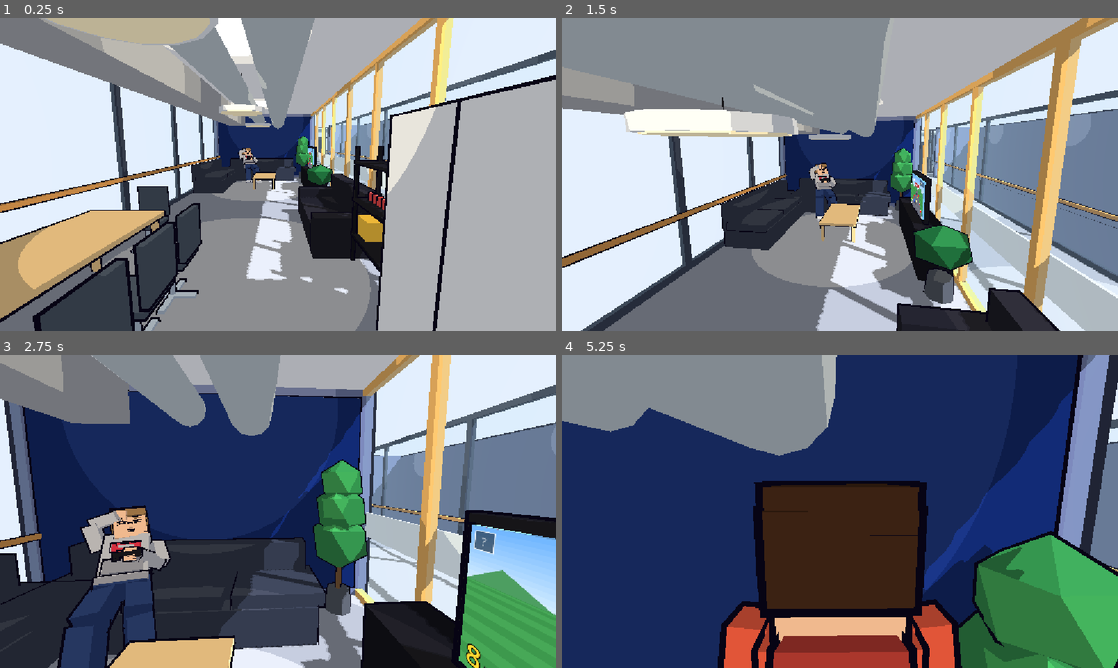
Above: before the commit, frames 1-4 (two rows, left to right).
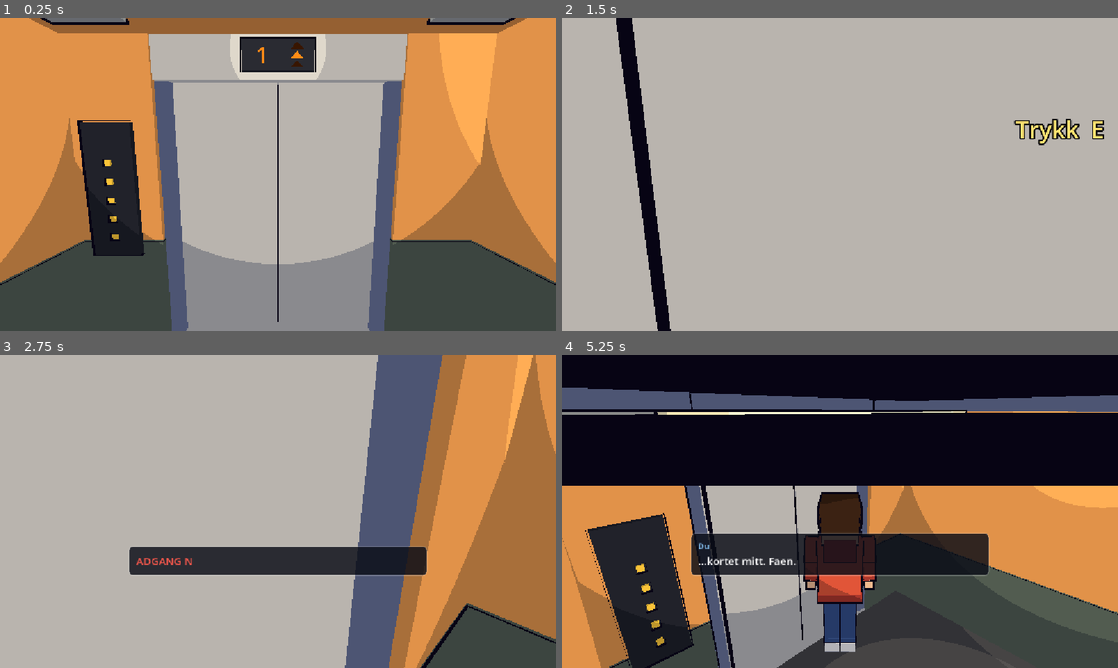
Above: after the commit, the same moments.

Repository: AJC0520/student_game
Game: Godot game, scene res://scenes/main.tscn
Two runs of this game, one before a commit and one after it. Both use one fixed random seed, a clock stepped at 60 frames per second and the inputs below.
Inputs (mouse positions are in pixels of both pictures, inside the frame that each line leads up to):
- Up to frame 1 (0.25 s): no input
- Up to frame 2 (1.5 s): tap Enter at 0.5 s; move the mouse to (867, 174) at 0.52 s; hold Space (jump) 0.53-1.28 s; hold W (move_forward) from 0.53 s (still down); tap E (interact) at 0.6 s; move the mouse to (812, 174) at 1.27 s; tap Space (jump) at 1.35 s
- Up to frame 3 (2.75 s): keep holding W (move_forward); tap Space (jump) at 1.52, 1.82 s; tap E (interact) at 1.55, 2.1 s; move the mouse to (289, 505) at 2.02 s; hold Space (jump) from 2.03 s (still down)
- Up to frame 4 (5.25 s): keep holding W (move_forward); move the mouse to (834, 517) at 2.77 s; release Space (jump) at 2.78 s; tap Shift (sprint) at 2.85 s; tap Space (jump) at 3.02, 3.32, 3.77, 3.8, 4.07, 4.52, 4.82 s; tap E (interact) at 3.05, 4.35 s; move the mouse to (878, 514) at 3.52 s; hold V (toggle_view) 3.53-4.28 s; move the mouse to (795, 508) at 4.27 s; move the mouse to (845, 511) at 5.02 s; hold Space (jump) from 5.03 s (still down)

The runs differ from the first frame. In frame 1, 85% of the frame differs, in the area x 0-100%, y 0-100%; in frame 2, 90%; in frame 3, 95%; in frame 4, 97%.

Commit message:
feat(minigame): add locked-door card minigame with student NPC
The player starts in the lift lobby without a card. Press E at the reader, keep the marker in the green to get attention, and a student from A4-147 swipes his card and opens the door. Includes the student model, skill bar, toon colors and the intro setting in main.tscn.

Diff:
--- a/godot_project/assets/material_colors.json
+++ b/godot_project/assets/material_colors.json
@@ -1,4 +1,14 @@
 {
+ "Toon_Backpack": [
+  0.25,
+  0.32,
+  0.58
+ ],
+ "Toon_Beanie": [
+  0.88,
+  0.5,
+  0.2
+ ],
  "Toon_Beige": [
   0.9,
   0.86,
@@ -14,6 +24,16 @@
   0.45,
   0.85
  ],
+ "Toon_Bomber": [
+  0.32,
+  0.5,
+  0.34
+ ],
+ "Toon_BomberDark": [
+  0.2,
+  0.34,
+  0.24
+ ],
  "Toon_Bread": [
   0.86,
   0.62,
@@ -234,6 +254,11 @@
   0.15,
   0.1
  ],
+ "Toon_HairDark": [
+  0.16,
+  0.14,
+  0.17
+ ],
  "Toon_HairLight": [
   0.62,
   0.47,
@@ -269,6 +294,11 @@
   0.32,
   0.56
  ],
+ "Toon_JeansBlack": [
+  0.15,
+  0.15,
+  0.19
+ ],
  "Toon_JeansDark": [
   0.16,
   0.23,
@@ -294,6 +324,11 @@
   0.17,
   0.3
  ],
+ "Toon_Lanyard": [
+  0.2,
+  0.62,
+  0.64
+ ],
  "Toon_LaptopLid": [
   0.55,
   0.6,
@@ -514,6 +549,11 @@
   0.85,
   0.9
  ],
+ "Toon_Shirt": [
+  0.95,
+  0.95,
+  0.93
+ ],
  "Toon_ShoeSole": [
   0.6,
   0.62,
@@ -543,6 +583,11 @@
   0.96,
   0.76,
   0.62
+ ],
+ "Toon_SkinTan": [
+  0.88,
+  0.67,
+  0.52
  ],
  "Toon_Snack": [
   0.95,
--- a/godot_project/scenes/main.tscn
+++ b/godot_project/scenes/main.tscn
@@ -8,6 +8,7 @@
 [ext_resource type="Script" path="res://scripts/tv_screen.gd" id="6_tv"]
 [ext_resource type="PackedScene" path="res://assets/npc_sofa.glb" id="7_npc"]
 [ext_resource type="Script" path="res://scripts/sofa_guy.gd" id="8_static"]
+[ext_resource type="Script" path="res://scripts/door_minigame.gd" id="9_door"]
 
 [sub_resource type="Environment" id="Environment_main"]
 background_mode = 1
@@ -32,17 +33,21 @@
 directional_shadow_max_distance = 60.0
 
 [node name="Player" parent="." instance=ExtResource("3_player")]
-position = Vector3(-20.5, 0.05, -1.6)
-rotation = Vector3(0, -1.5708, 0)
+position = Vector3(0.75, 0.05, -1.8)
+rotation = Vector3(0, 3.14159, 0)
 
 [node name="Lighting" type="Node3D" parent="."]
 script = ExtResource("4_lighting")
 
 [node name="Elevator" type="Node3D" parent="."]
 script = ExtResource("5_elevator")
+play_intro = true
 
 [node name="TVScreen" type="Node3D" parent="."]
 script = ExtResource("6_tv")
 
 [node name="SofaGuy" parent="." instance=ExtResource("7_npc")]
 script = ExtResource("8_static")
+
+[node name="AccessDoor" type="Node3D" parent="."]
+script = ExtResource("9_door")
--- /dev/null
+++ b/godot_project/scripts/door_minigame.gd
@@ -0,0 +1,342 @@
+extends Node3D
+## First minigame: the glass door from the lift lobby into the A4 corridor is locked and the player forgot their card (all dialogue is Norwegian).
+## Walk up to the glowing card reader and press E -> "access denied" -> keep the marker in the green (skill_bar.gd) to
+## get someone's attention -> a fellow student steps out of A4-147, swipes his card and opens the door.
+##
+## Everything (LED, prompt, light, UI, the NPC) is created here; the door / reader meshes come from the level glb
+## (Door_A4Entrance, Card_Readers). Coordinates are Godot: Blender (x, y, z) -> (x, z, -y).
+
+const SkillBar := preload("res://scripts/skill_bar.gd")
+const PlayerModel := preload("res://scripts/player_model.gd")
+const NPC_SCENE := preload("res://assets/npc_student.glb")
+
+## Lobby-side card reader (centre of the screen) and the LED above it.
+const READER_POS := Vector3(-0.80, 1.20, 1.12)
+const LED_POS := Vector3(-0.797, 1.36, 1.12)
+const PROMPT_POS := Vector3(-0.55, 1.78, 1.12)
+const INTERACT_RANGE := 2.4
+
+## The student's door (first door on the right when you look down the corridor from the lobby) and his route.
+const STUDENT_DOOR := "Door_A4-147*"
+const STUDENT_DOOR_HINGE := Vector3(-5.75, 0.0, 0.14)       # left edge of the leaf; swings open into the corridor
+const STUDENT_DOORWAY := Vector3(-5.2, 1.025, 0.108)         # dark recess shown behind the open door
+const NPC_SPAWN := Vector3(-5.2, 0.0, 0.12)
+const NPC_ABOVE_DOOR := Vector3(-5.2, 0.0, 1.12)
+const NPC_AT_READER := Vector3(-1.42, 0.0, 1.12)           # stands in the corridor, right arm reaching the reader
+const NPC_SPEED := 2.3
+
+enum State { IDLE, INTRO, GAME, NPC, DONE }
+
+signal door_unlocked
+
+@export var level_path: NodePath = ^"../Level"
+@export var enabled: bool = true
+
+var _state: State = State.IDLE
+var _player: Node3D
+var _camera: Camera3D
+var _entrance: Node3D
+var _student_hinge: Node3D
+var _doorway: MeshInstance3D
+var _npc: Node3D
+var _npc_walking: bool = false
+
+var _led: MeshInstance3D
+var _led_mat: StandardMaterial3D
+var _led_colour := Color(1.0, 0.15, 0.1)
+var _led_blink: bool = true
+var _glow: OmniLight3D
+var _prompt: Label3D
+var _prompt_alpha: float = 0.0
+var _t: float = 0.0
+
+var _bar: Control
+var _dialog: PanelContainer
+var _speaker: Label
+var _line: Label
+
+
+func _ready() -> void:
+	var level := get_node(level_path)
+	_entrance = level.find_child("Door_A4Entrance*", true, false) as Node3D
+	var student_door := level.find_child(STUDENT_DOOR, true, false) as Node3D
+	if _entrance == null or student_door == null:
+		push_warning("DoorMinigame: door meshes not found in the level, minigame disabled")
+		enabled = false
+		return
+	_make_student_hinge(student_door)
+	_make_reader_fx()
+	_make_ui()
+
+
+func _process(delta: float) -> void:
+	if not enabled:
+		return
+	_t += delta
+	if _player == null:
+		_player = get_tree().get_first_node_in_group("player") as Node3D
+		if _player:
+			_camera = _player.get_node("CameraPivot/SpringArm3D/Camera3D") as Camera3D
+
+	# reader attention-grabber: pulsing LED and a soft light
+	var pulse := 0.5 + 0.5 * sin(_t * 4.0)
+	var level := (0.35 + 0.65 * pulse) if _led_blink else 1.0
+	_led_mat.albedo_color = _led_colour * level
+	_glow.light_energy = (0.5 + 0.8 * pulse) if _state == State.IDLE else 0.35
+
+	# "Press E" prompt fades in when the player is close
+	var near := false
+	if _player and _state == State.IDLE:
+		var d := _player.global_position - READER_POS
+		d.y = 0.0
+		near = d.length() < INTERACT_RANGE
+	_prompt_alpha = move_toward(_prompt_alpha, 1.0 if near else 0.0, delta * 4.0)
+	_prompt.modulate.a = _prompt_alpha
+	_prompt.position = PROMPT_POS + Vector3(0.0, sin(_t * 3.0) * 0.015, 0.0)
+	_prompt.visible = _prompt_alpha > 0.01
+
+	if near and Input.is_action_just_pressed("interact"):
+		_run_sequence()
+
+	# the student breathes / idles while he is standing around
+	if _npc and not _npc_walking:
+		_npc.call("update_pose", delta, 0.0, 6.0, true, 0.0)
+
+
+# ---------------------------------------------------------------- the minigame sequence
+
+func _run_sequence() -> void:
+	_state = State.INTRO
+	_led_colour = Color(1.0, 0.1, 0.05)
+	_player.set("locked", true)
+	_player.set("look_locked", true)
+
+	# smooth start: turn to the reader and ease the camera in a little
+	var turn: Tween = _player.call("face_point", READER_POS, 0.9)
+	var fov0 := _camera.fov
+	var zoom := create_tween().set_trans(Tween.TRANS_SINE).set_ease(Tween.EASE_IN_OUT)
+	zoom.tween_property(_camera, "fov", fov0 - 12.0, 0.9)
+	await turn.finished
+
+	await _say("", "ADGANG NEKTET", 1.0, Color(1.0, 0.35, 0.3))
+	await _say("Du", "...kortet mitt. Faen.", 1.5)
+	await _say("Du", "Banker jeg høyt nok, hører noen meg kanskje.", 1.8)
+	_hide_dialog()
+
+	_state = State.GAME
+	await _bar.slide_in()
+	_bar.start()
+	await _bar.succeeded
+	await _bar.slide_out()
+
+	var back := create_tween().set_trans(Tween.TRANS_SINE).set_ease(Tween.EASE_IN_OUT)
+	back.tween_property(_camera, "fov", fov0, 0.7)
+	_player.set("locked", false)
+	_player.set("look_locked", false)
+	_state = State.NPC
+	_student_sequence()
+	await _say("Du", "Noen hørte meg!", 1.4)
+	_hide_dialog()
+
+
+func _student_sequence() -> void:
+	# his door swings open into the corridor, he steps out of the dark doorway
+	_doorway.visible = true
+	await _swing(_student_hinge, deg_to_rad(-88.0), 0.9)
+	_spawn_npc()
+	await _walk_to(NPC_ABOVE_DOOR)
+	await _walk_to(NPC_AT_READER)
+	await _turn_npc(-PI / 2.0, 0.35)
+
+	# card swipe: lift the right arm to the reader, a quick scan wiggle, beep, green light
+	var arm := create_tween().set_trans(Tween.TRANS_SINE).set_ease(Tween.EASE_OUT)
+	arm.tween_property(_npc, "arm_r_raise", 1.4, 0.5)
+	await arm.finished
+	for i in 3:
+		var wig := create_tween()
+		wig.tween_property(_npc, "arm_r_raise", 1.25, 0.1)
+		wig.tween_property(_npc, "arm_r_raise", 1.45, 0.1)
+		await wig.finished
+	_led_colour = Color(0.15, 1.0, 0.3)
+	_led_blink = false
+	await get_tree().create_timer(0.35).timeout
+	var lower := create_tween().set_trans(Tween.TRANS_SINE).set_ease(Tween.EASE_IN_OUT)
+	lower.tween_property(_npc, "arm_r_raise", 0.0, 0.5)
+
+	# door unlocks and swings open into the lobby
+	_swing(_entrance, deg_to_rad(-92.0), 1.1)
+	_state = State.DONE
+	door_unlocked.emit()
+	await get_tree().create_timer(0.6).timeout
+	await _say("Student", "Glemt kortet igjen?", 2.2, Color(0.95, 0.8, 0.3))
+	_hide_dialog()
+
+	# he heads back to his office and the door closes behind him
+	await get_tree().create_timer(2.0).timeout
+	await _turn_npc(PI / 2.0, 0.35)
+	await _walk_to(NPC_ABOVE_DOOR)
+	await _walk_to(NPC_SPAWN)
+	_npc.queue_free()
+	_npc = null
+	await _swing(_student_hinge, 0.0, 0.8)
+	_doorway.visible = false
+
+
+# ---------------------------------------------------------------- the student
+
+func _spawn_npc() -> void:
+	_npc = NPC_SCENE.instantiate() as Node3D
+	_npc.set_script(PlayerModel)
+	add_child(_npc)
+	_npc.global_position = NPC_SPAWN
+	_npc.rotation.y = PI      # walking out of the door towards +Z
+
+
+func _walk_to(target: Vector3) -> void:
+	_npc_walking = true
+	while true:
+		var delta := get_process_delta_time()
+		var to := target - _npc.global_position
+		to.y = 0.0
+		var dist := to.length()
+		if dist < 0.03:
+			break
+		var dir := to / dist
+		_npc.global_position += dir * minf(NPC_SPEED * delta, dist)
+		_npc.rotation.y = lerp_angle(_npc.rotation.y, atan2(-dir.x, -dir.z), clampf(delta * 10.0, 0.0, 1.0))
+		_npc.call("update_pose", delta, NPC_SPEED + 0.6, 6.0, true, 0.0)
+		await get_tree().process_frame
+	_npc_walking = false
+
+
+func _turn_npc(yaw: float, time: float) -> void:
+	var tw := create_tween().set_trans(Tween.TRANS_SINE).set_ease(Tween.EASE_IN_OUT)
+	var from := _npc.rotation.y
+	tw.tween_method(func(k: float) -> void: _npc.rotation.y = lerp_angle(from, yaw, k), 0.0, 1.0, time)
+	await tw.finished
+
+
+## Rotates a hinge node about its own Y axis to `angle` (radians).
+func _swing(hinge: Node3D, angle: float, time: float) -> void:
+	var tw := create_tween().set_trans(Tween.TRANS_SINE).set_ease(Tween.EASE_IN_OUT)
+	tw.tween_property(hinge, "rotation:y", angle, time)
+	await tw.finished
+
+
+# ---------------------------------------------------------------- scene helpers
+
+func _make_student_hinge(door: Node3D) -> void:
+	# the glb door's origin is not its hinge, so hang it on a pivot placed at the hinge edge
+	_student_hinge = Node3D.new()
+	_student_hinge.name = "StudentDoorHinge"
+	door.get_parent().add_child(_student_hinge)
+	_student_hinge.global_position = STUDENT_DOOR_HINGE
+	door.reparent(_student_hinge, true)
+
+	# behind the leaf: dark room interior so he doesn't step out of a bare wall
+	_doorway = MeshInstance3D.new()
+	var quad := QuadMesh.new()
+	quad.size = Vector2(1.1, 2.05)
+	_doorway.mesh = quad
+	var m := StandardMaterial3D.new()
+	m.shading_mode = BaseMaterial3D.SHADING_MODE_UNSHADED
+	m.albedo_color = Color(0.05, 0.05, 0.07)
+	_doorway.material_override = m
+	_doorway.position = STUDENT_DOORWAY
+	_doorway.visible = false
+	add_child(_doorway)
+
+
+func _make_reader_fx() -> void:
+	_led = MeshInstance3D.new()
+	var box := BoxMesh.new()
+	box.size = Vector3(0.012, 0.022, 0.06)
+	_led.mesh = box
+	_led_mat = StandardMaterial3D.new()
+	_led_mat.shading_mode = BaseMaterial3D.SHADING_MODE_UNSHADED
+	_led.material_override = _led_mat
+	_led.position = LED_POS
+	_led.cast_shadow = GeometryInstance3D.SHADOW_CASTING_SETTING_OFF
+	add_child(_led)
+
+	_glow = OmniLight3D.new()
+	_glow.light_color = Color(1.0, 0.85, 0.4)
+	_glow.omni_range = 1.8
+	_glow.position = READER_POS + Vector3(0.35, 0.1, 0.0)
+	_glow.shadow_enabled = false
+	add_child(_glow)
+
+	_prompt = Label3D.new()
+	_prompt.text = "Trykk  E"
+	_prompt.font_size = 64
+	_prompt.pixel_size = 0.002
+	_prompt.outline_size = 16
+	_prompt.outline_modulate = Color(0.04, 0.04, 0.06)
+	_prompt.modulate = Color(1.0, 0.9, 0.45, 0.0)
+	_prompt.billboard = BaseMaterial3D.BILLBOARD_ENABLED
+	_prompt.shaded = false
+	_prompt.no_depth_test = true
+	_prompt.position = PROMPT_POS
+	_prompt.visible = false
+	add_child(_prompt)
+
+
+func _make_ui() -> void:
+	var layer := CanvasLayer.new()
+	layer.layer = 10
+	add_child(layer)
+
+	_bar = SkillBar.new()
+	_bar.set_anchors_preset(Control.PRESET_FULL_RECT)
+	layer.add_child(_bar)
+
+	_dialog = PanelContainer.new()
+	var style := StyleBoxFlat.new()
+	style.bg_color = Color(0.04, 0.05, 0.09, 0.82)
+	style.set_corner_radius_all(10)
+	style.set_content_margin_all(16)
+	style.border_color = Color(1, 1, 1, 0.15)
+	style.set_border_width_all(2)
+	_dialog.add_theme_stylebox_override("panel", style)
+	_dialog.set_anchors_preset(Control.PRESET_CENTER_BOTTOM)
+	_dialog.custom_minimum_size = Vector2(620, 0)
+	_dialog.grow_horizontal = Control.GROW_DIRECTION_BOTH
+	_dialog.grow_vertical = Control.GROW_DIRECTION_BEGIN
+	_dialog.offset_top = -190
+	_dialog.offset_bottom = -190
+	_dialog.visible = false
+	_dialog.modulate.a = 0.0
+	layer.add_child(_dialog)
+	var box := VBoxContainer.new()
+	box.add_theme_constant_override("separation", 4)
+	_dialog.add_child(box)
+	_speaker = Label.new()
+	_speaker.add_theme_font_size_override("font_size", 16)
+	box.add_child(_speaker)
+	_line = Label.new()
+	_line.add_theme_font_size_override("font_size", 22)
+	_line.autowrap_mode = TextServer.AUTOWRAP_WORD_SMART
+	box.add_child(_line)
+
+
+## Shows one line with a typewriter effect, keeps it for `hold` seconds. Empty speaker = a system message.
+func _say(speaker: String, text: String, hold: float, colour: Color = Color(1, 1, 1)) -> void:
+	_speaker.text = speaker
+	_speaker.visible = speaker != ""
+	_speaker.modulate = Color(0.55, 0.8, 1.0) if speaker == "Du" else colour
+	_line.text = text
+	_line.modulate = colour if speaker == "" else Color(1, 1, 1)
+	_line.visible_ratio = 0.0
+	_dialog.visible = true
+	create_tween().tween_property(_dialog, "modulate:a", 1.0, 0.2)
+	var type_time := 0.035 * text.length()
+	var tw := create_tween()
+	tw.tween_property(_line, "visible_ratio", 1.0, type_time)
+	await tw.finished
+	await get_tree().create_timer(hold).timeout
+
+
+func _hide_dialog() -> void:
+	var tw := create_tween()
+	tw.tween_property(_dialog, "modulate:a", 0.0, 0.25)
+	tw.tween_callback(func() -> void: _dialog.visible = false)
--- a/godot_project/scripts/material_colors.gd
+++ b/godot_project/scripts/material_colors.gd
@@ -1,9 +1,13 @@
 # Generated from Blender (material name -> base colour). Used by level.gd to re-skin the imported glb with the toon shader.
 
 const COLORS := {
+	"Toon_Backpack": Color(0.25, 0.32, 0.58),
+	"Toon_Beanie": Color(0.88, 0.5, 0.2),
 	"Toon_Beige": Color(0.9, 0.86, 0.74),
 	"Toon_BeigeDark": Color(0.72, 0.68, 0.58),
 	"Toon_Blue": Color(0.28, 0.45, 0.85),
+	"Toon_Bomber": Color(0.32, 0.5, 0.34),
+	"Toon_BomberDark": Color(0.2, 0.34, 0.24),
 	"Toon_Bread": Color(0.86, 0.62, 0.34),
 	"Toon_Brunost": Color(0.74, 0.46, 0.22),
 	"Toon_CabBlack": Color(0.1, 0.1, 0.12),
@@ -48,6 +52,7 @@
 	"Toon_GlassFrame": Color(0.22, 0.25, 0.32),
 	"Toon_Green": Color(0.3, 0.68, 0.4),
 	"Toon_Hair": Color(0.24, 0.15, 0.1),
+	"Toon_HairDark": Color(0.16, 0.14, 0.17),
 	"Toon_HairLight": Color(0.62, 0.47, 0.3),
 	"Toon_Hoodie": Color(0.9, 0.35, 0.25),
 	"Toon_HoodieDark": Color(0.68, 0.23, 0.2),
@@ -55,11 +60,13 @@
 	"Toon_HoodieGreyDark": Color(0.58, 0.58, 0.62),
 	"Toon_Ink": Color(0.35, 0.4, 0.65),
 	"Toon_Jeans": Color(0.22, 0.32, 0.56),
+	"Toon_JeansBlack": Color(0.15, 0.15, 0.19),
 	"Toon_JeansDark": Color(0.16, 0.23, 0.42),
 	"Toon_Kettle": Color(0.75, 0.78, 0.82),
 	"Toon_Key": Color(0.96, 0.94, 0.88),
 	"Toon_KitchenBlue": Color(0.12, 0.2, 0.42),
 	"Toon_LabelInk": Color(0.15, 0.17, 0.3),
+	"Toon_Lanyard": Color(0.2, 0.62, 0.64),
 	"Toon_LaptopLid": Color(0.55, 0.6, 0.7),
 	"Toon_Leather": Color(0.13, 0.13, 0.16),
 	"Toon_LiftBtn": Color(1.0, 0.8, 0.25),
@@ -104,12 +111,14 @@
 	"Toon_RailWood": Color(0.78, 0.55, 0.3),
 	"Toon_Red": Color(0.88, 0.25, 0.25),
 	"Toon_Screen": Color(0.45, 0.85, 0.9),
+	"Toon_Shirt": Color(0.95, 0.95, 0.93),
 	"Toon_ShoeSole": Color(0.6, 0.62, 0.7),
 	"Toon_ShoeWhite": Color(0.95, 0.95, 0.97),
 	"Toon_SignBar": Color(0.88, 0.55, 0.3),
 	"Toon_SignGrey": Color(0.2, 0.22, 0.27),
 	"Toon_SignWhite": Color(0.95, 0.95, 0.95),
 	"Toon_Skin": Color(0.96, 0.76, 0.62),
+	"Toon_SkinTan": Color(0.88, 0.67, 0.52),
 	"Toon_Snack": Color(0.95, 0.75, 0.25),
 	"Toon_SofaDark": Color(0.2, 0.22, 0.28),
 	"Toon_TVGame": Color(0.4, 0.65, 0.92),
--- /dev/null
+++ b/godot_project/scripts/skill_bar.gd
@@ -0,0 +1,134 @@
+extends Control
+## The "keep it in the green" bar for the locked-door minigame (see door_minigame.gd).
+## Hold Space (input action "jump") to push the marker right, let go and it falls back left. While the marker is inside the
+## green zone the progress meter fills, outside it drains. The zone gets smaller and starts to wander as progress grows.
+## Drawn in code as a simple dark card at the bottom of the screen: red bar, green zone, white marker and a progress bar.
+
+signal succeeded
+
+const CARD_SIZE := Vector2(720.0, 150.0)
+const TRACK_H := 30.0
+const TRACK_W := 640.0
+
+const INK := Color(0.04, 0.04, 0.07)
+const CARD := Color(0.07, 0.09, 0.16, 0.9)
+const DANGER := Color(0.86, 0.20, 0.26)
+const SAFE := Color(0.22, 0.82, 0.42)
+const GOLD := Color(1.0, 0.82, 0.25)
+
+@export var title: String = "BANK PÅ GLASSET"
+@export var hint: String = "Hold inne MELLOMROM for å holde markøren i det grønne"
+@export var fill_rate: float = 0.15       # progress per second inside the zone (~7 s of good play)
+@export var drain_rate: float = 0.04      # progress per second outside the zone
+
+var running: bool = false
+var progress: float = 0.0
+
+var _m: float = 0.5            # marker position 0..1
+var _v: float = 0.0
+var _phase: float = 0.0
+var _zone_c: float = 0.5
+var _zone_w: float = 0.40
+var _in_zone: bool = false
+var _holding: bool = false
+var _slide: float = 0.0        # 0 = hidden below the screen, 1 = in place
+var _t: float = 0.0
+var _sb := StyleBoxFlat.new()
+
+
+func _ready() -> void:
+	mouse_filter = Control.MOUSE_FILTER_IGNORE
+	modulate.a = 0.0
+
+
+func slide_in() -> void:
+	_reset()
+	var tw := create_tween().set_parallel(true).set_trans(Tween.TRANS_BACK).set_ease(Tween.EASE_OUT)
+	tw.tween_property(self, "_slide", 1.0, 0.8)
+	tw.tween_property(self, "modulate:a", 1.0, 0.4)
+	await tw.finished
+
+
+func slide_out() -> void:
+	running = false
+	await get_tree().create_timer(0.35).timeout
+	var tw := create_tween().set_parallel(true).set_trans(Tween.TRANS_CUBIC).set_ease(Tween.EASE_IN)
+	tw.tween_property(self, "_slide", 0.0, 0.5)
+	tw.tween_property(self, "modulate:a", 0.0, 0.4)
+	await tw.finished
+
+
+func start() -> void:
+	running = true
+
+
+func _reset() -> void:
+	progress = 0.0
+	_m = 0.5
+	_v = 0.0
+	_phase = 0.0
+	_zone_c = 0.5
+	_zone_w = 0.40
+
+
+func _process(delta: float) -> void:
+	_t += delta
+	if running:
+		# marker: pushed up while Space is held, falls back otherwise (with a bit of drag)
+		_holding = Input.is_action_pressed("jump")
+		_v += ((3.2 if _holding else -2.4) - 3.2 * _v) * delta
+		_m += _v * delta
+		if _m < 0.0 or _m > 1.0:
+			_m = clampf(_m, 0.0, 1.0)
+			_v = -_v * 0.25
+		# zone: shrinks and wanders more as progress grows
+		_zone_w = lerpf(0.40, 0.24, progress)
+		_phase += delta * lerpf(0.35, 0.7, progress)
+		var amp := lerpf(0.06, 0.18, progress)
+		_zone_c = clampf(0.5 + amp * sin(_phase) + 0.5 * amp * sin(_phase * 2.3 + 1.0), _zone_w * 0.5, 1.0 - _zone_w * 0.5)
+		_in_zone = absf(_m - _zone_c) <= _zone_w * 0.5
+		progress = clampf(progress + (fill_rate if _in_zone else -drain_rate) * delta, 0.0, 1.0)
+		if progress >= 1.0:
+			running = false
+			succeeded.emit()
+	if modulate.a > 0.0:
+		queue_redraw()
+
+
+func _draw() -> void:
+	var font := ThemeDB.fallback_font
+	var lift := (1.0 - _slide) * 200.0
+	var card := Rect2(Vector2((size.x - CARD_SIZE.x) * 0.5, size.y - CARD_SIZE.y - 28.0 + lift), CARD_SIZE)
+	_box(card, CARD, 16.0, 3.0, INK)
+
+	_text(font, Vector2(card.position.x, card.position.y + 34.0), title, 22, Color.WHITE, card.size.x, HORIZONTAL_ALIGNMENT_CENTER)
+	_text(font, Vector2(card.position.x, card.position.y + 56.0), hint, 14, Color(1, 1, 1, 0.75), card.size.x, HORIZONTAL_ALIGNMENT_CENTER)
+
+	# red bar with the green zone and the marker
+	var tx := card.position.x + (CARD_SIZE.x - TRACK_W) * 0.5
+	var ty := card.position.y + 74.0
+	var track := Rect2(tx, ty, TRACK_W, TRACK_H)
+	_box(track, DANGER, 8.0, 3.0, INK)
+	var zone := Rect2(tx + (_zone_c - _zone_w * 0.5) * TRACK_W, ty, _zone_w * TRACK_W, TRACK_H)
+	_box(zone, SAFE, 8.0, 3.0, INK)
+	var mx := tx + _m * TRACK_W
+	_box(Rect2(mx - 5.0, ty - 7.0, 10.0, TRACK_H + 14.0), Color.WHITE, 4.0, 2.0, INK)
+
+	# progress
+	var pm := Rect2(tx, ty + TRACK_H + 18.0, TRACK_W, 12.0)
+	_box(pm, Color(0.14, 0.15, 0.24), 6.0, 2.0, INK)
+	if progress > 0.01:
+		_box(Rect2(pm.position, Vector2(maxf(pm.size.x * progress, 12.0), pm.size.y)), GOLD.lerp(SAFE, progress), 6.0)
+
+
+func _box(rect: Rect2, col: Color, radius: float, border: float = 0.0, border_col: Color = INK) -> void:
+	_sb.bg_color = col
+	_sb.set_corner_radius_all(int(radius))
+	_sb.set_border_width_all(int(border))
+	_sb.border_color = border_col
+	draw_style_box(_sb, rect)
+
+
+func _text(font: Font, pos: Vector2, text: String, fs: int, col: Color, width: float, align: HorizontalAlignment) -> void:
+	draw_string_outline(font, pos, text, align, width, fs, 5, INK)
+	draw_string(font, pos, text, align, width, fs, col)
Binary file added: godot_project/assets/npc_student.glb
Not shown, added: godot_project/assets/npc_student.glb.import
Not shown: 1 places in godot_project/scenes/main.tscn that only renumber resources
Not shown, added: godot_project/scripts/door_minigame.gd.uid
Not shown, added: godot_project/scripts/skill_bar.gd.uid
Not shown, added: blender_assets/npc_student_preview_back.png
Not shown, added: blender_assets/npc_student_preview_front.png
